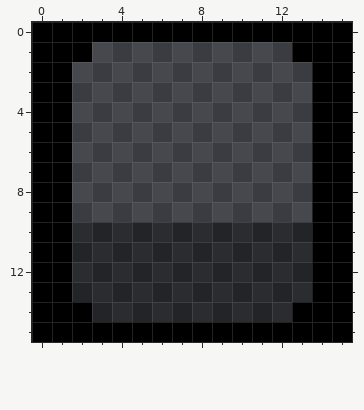
File history of a pixel-art file, Assets/Sprites/UI/TimerBorder.aseprite. This is how it looked before the edit.
16x16 pixels, 1 frame.
New version:
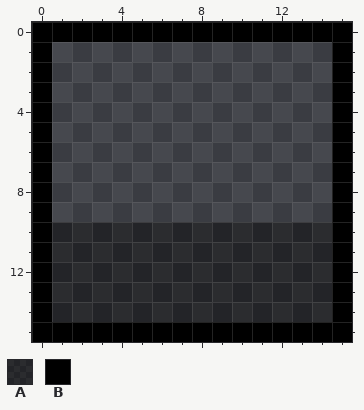
Palette (. is transparent): A #00000064  B #000000
The edit:
{"y":1,"x":1,"old":"BB","new":".."}
{"y":1,"x":13,"old":"BB","new":".."}
{"y":2,"x":1,"old":"B","new":"."}
{"y":2,"x":14,"old":"B","new":"."}
{"y":3,"x":1,"old":"B","new":"."}
{"y":3,"x":14,"old":"B","new":"."}
{"y":4,"x":1,"old":"B","new":"."}
{"y":4,"x":14,"old":"B","new":"."}
{"y":5,"x":1,"old":"B","new":"."}
{"y":5,"x":14,"old":"B","new":"."}
{"y":6,"x":1,"old":"B","new":"."}
{"y":6,"x":14,"old":"B","new":"."}
{"y":7,"x":1,"old":"B","new":"."}
{"y":7,"x":14,"old":"B","new":"."}
{"y":8,"x":1,"old":"B","new":"."}
{"y":8,"x":14,"old":"B","new":"."}
{"y":9,"x":1,"old":"B","new":"."}
{"y":9,"x":14,"old":"B","new":"."}
{"y":10,"x":1,"old":"B","new":"A"}
{"y":10,"x":14,"old":"B","new":"A"}
{"y":11,"x":1,"old":"B","new":"A"}
{"y":11,"x":14,"old":"B","new":"A"}
{"y":12,"x":1,"old":"B","new":"A"}
{"y":12,"x":14,"old":"B","new":"A"}
{"y":13,"x":1,"old":"B","new":"A"}
{"y":13,"x":14,"old":"B","new":"A"}
{"y":14,"x":1,"old":"BB","new":"AA"}
{"y":14,"x":13,"old":"BB","new":"AA"}
{"label":"changed","picture_box":[52,42,92,322]}
{"label":"changed","picture_box":[292,42,332,322]}
